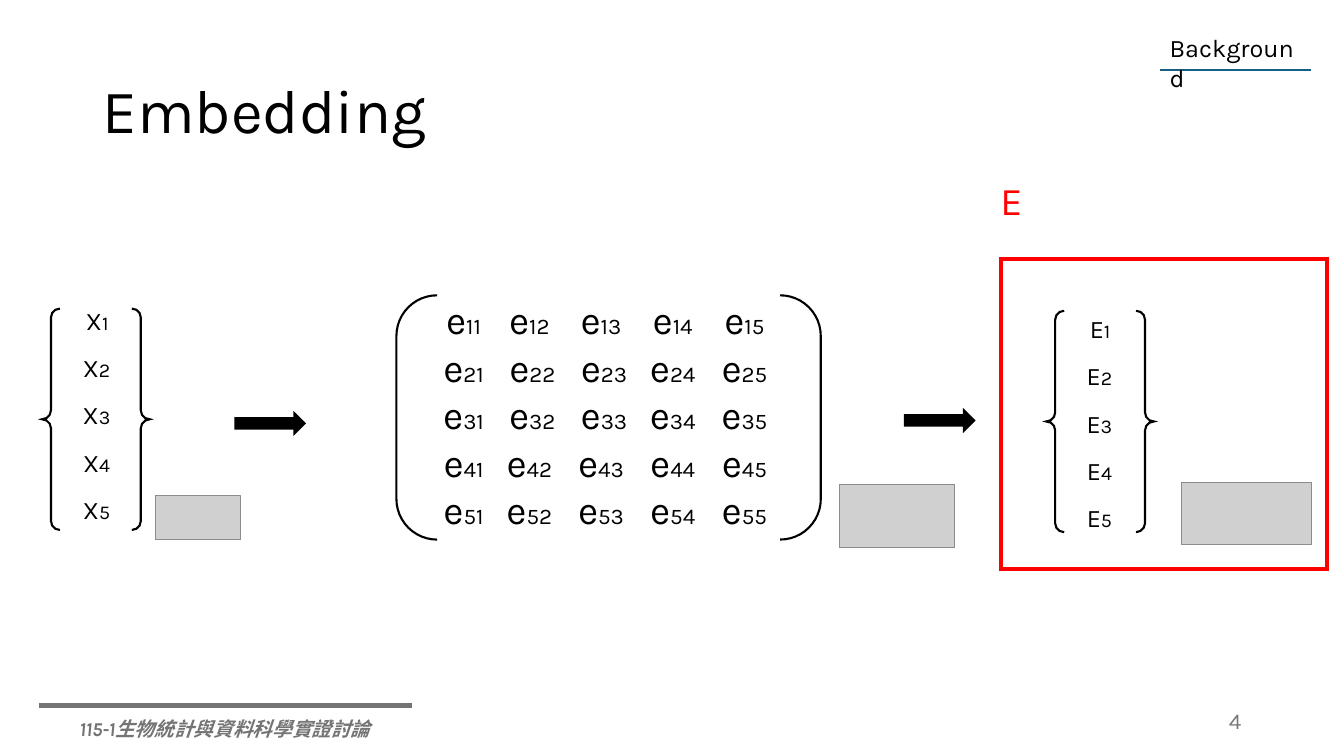
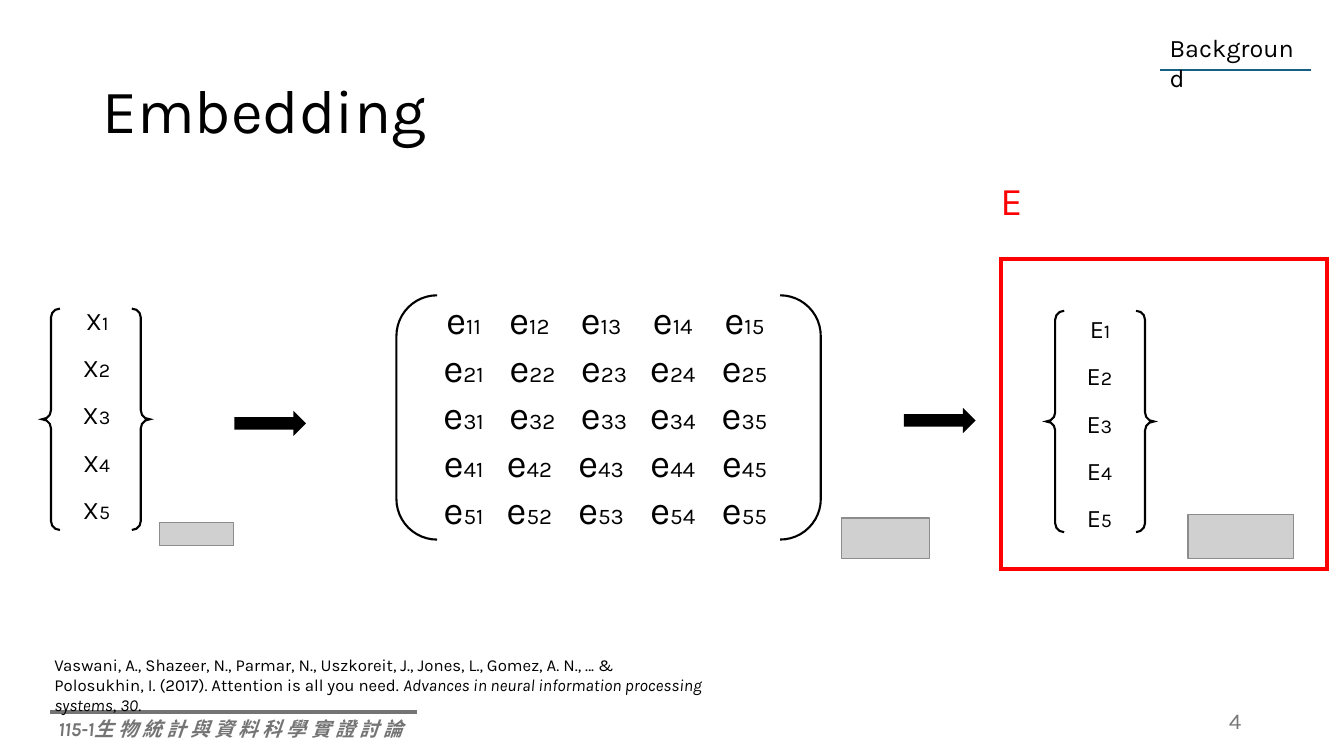
Before and after one commit to Lai-jun-yan/Deep_glm, a slide deck: slide 4 of seminar/Fusing global attention and self-attention for better performance and.pptx. Drawn at 1344x756 pixels with LibreOffice and Linux fonts; fonts in the diff are those of the drawing; grey boxes stand for pictures. Boxes give left, top, right and bottom in pixels: in the first picture for what was removed or moved away, otherwise in the second. Text is boxed around its words. In the diff, an @@ line names an element or a change of style, - is before the commit and + after.

Commit message:
做完Global attention layer的介紹

```diff
--- a/seminar/Fusing global attention and self-attention for better performance and.pptx
+++ b/seminar/Fusing global attention and self-attention for better performance and.pptx
@@ picture removed at (156,496,241,540) @@
@@ picture removed at (840,485,955,548) @@
@@ picture removed at (1182,483,1312,545) @@
@@ picture added at (160,522,234,546) @@
@@ picture added at (842,518,930,559) @@
@@ picture added at (1189,515,1294,559) @@
@@ text added at (54,659,702,714), 12 pt, text #000000 @@
+Vaswani, A., Shazeer, N., Parmar, N., Uszkoreit, J., Jones, L., Gomez, A. N., ... & Polosukhin, I. (2017). Attention is all you need. Advances in neural information processing systems, 30.
@@ line moved from (38, 706) - (411, 706) to (50, 712) - (417, 712) @@
@@ text at (58,719,403,738): spaces changed @@
-115-1生物統計與資料科學實證討論
+115-1生 物 統 計 與 資 料 科 學 實 證 討 論
```
Also in this commit, not shown: 10 other slides changed, 8 slides added, 4 slides removed.
